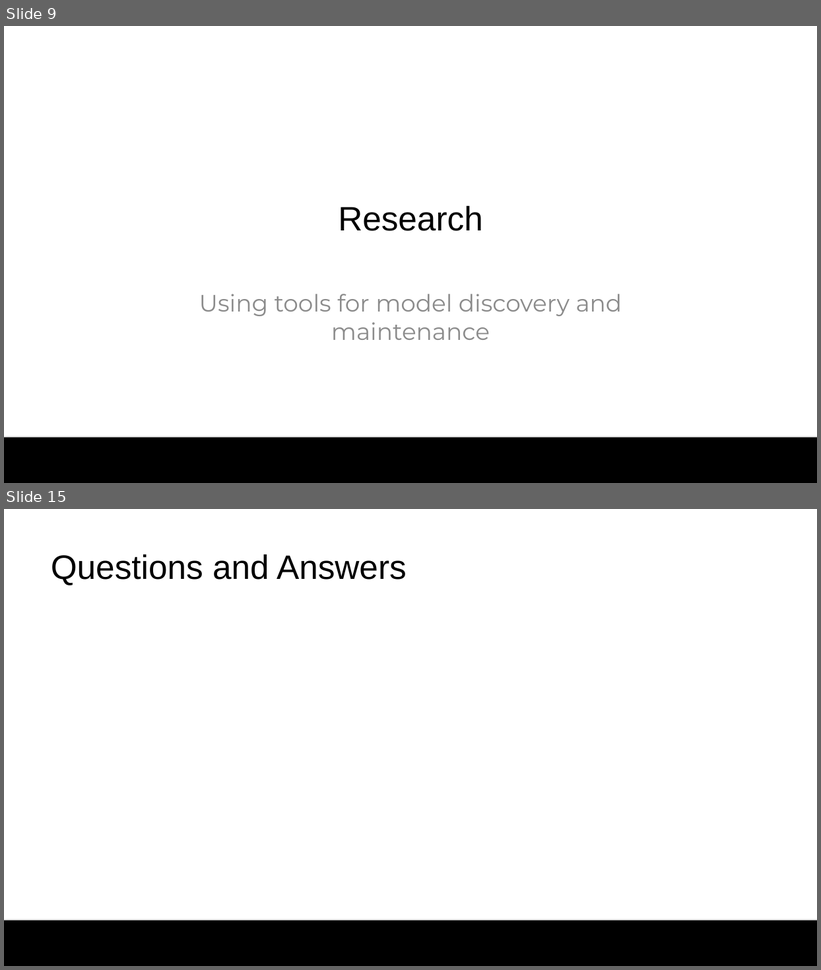
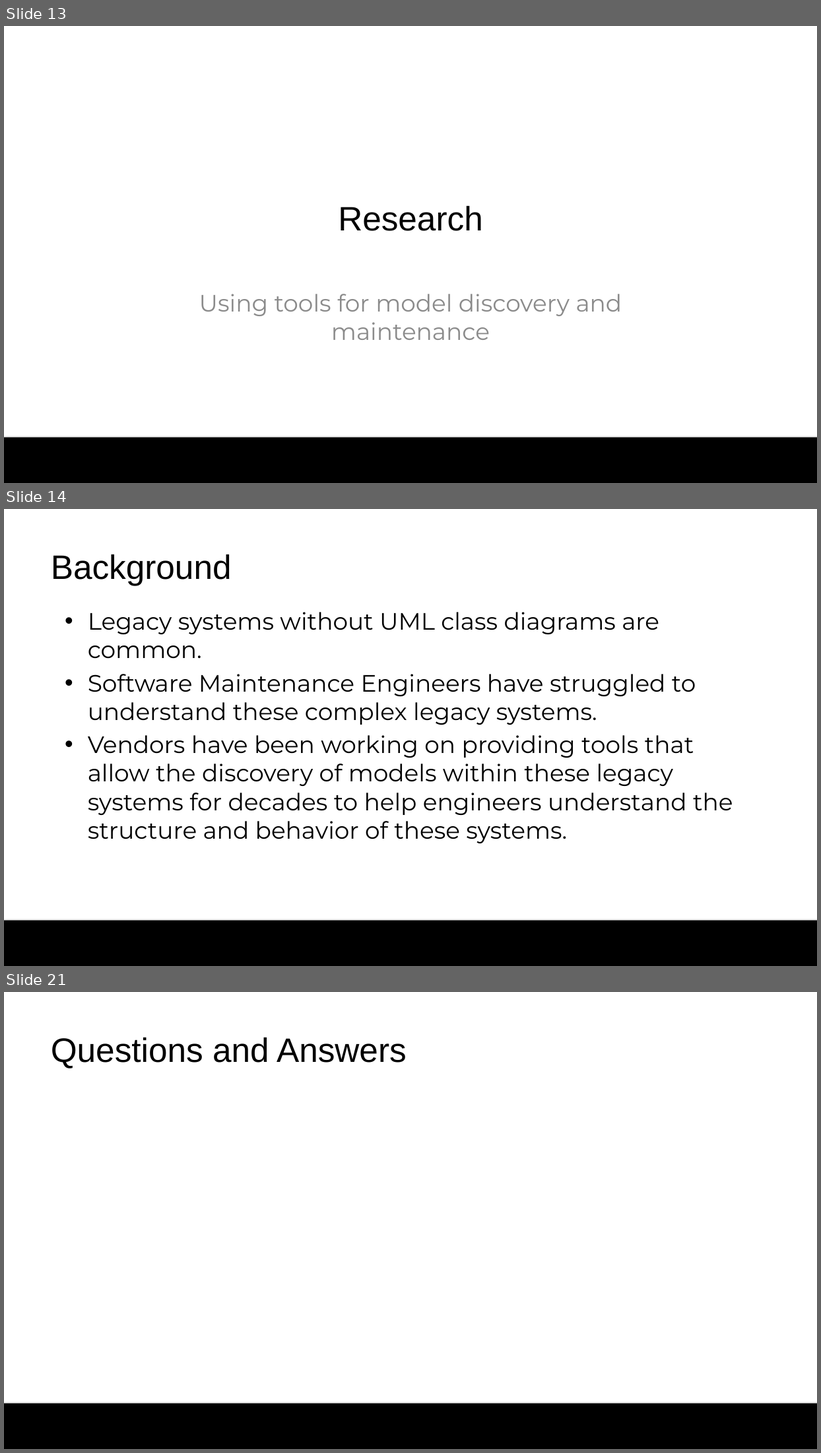
Before and after one commit to colby13king/cs5320-code, a slide deck: LicenseAssetManager/docs/Maintenance/MaintenancePresentation.pptx. Shown one above the other, each under a label of ours: slides 9 and 15 before the commit, slides 13, 14 and 21 after it; the slides between them are not shown. The pictures are 821x970 and 821x1453 pixels, drawn with LibreOffice and Linux fonts; fonts in the diff are those of the drawing; background and template pictures are left out. Boxes give left, top, right and bottom in pixels: in the first picture for what was removed or moved away, otherwise in the second. Text is boxed around its words. In the diff, an @@ line names an element or a change of style, - is before the commit and + after.

Commit message:
Updated SW Maintenance Presentation
Updated final presentation

```diff
--- a/LicenseAssetManager/docs/Maintenance/MaintenancePresentation.pptx
+++ b/LicenseAssetManager/docs/Maintenance/MaintenancePresentation.pptx
@@ slide 14 added at (x1=4, y1=509, x2=817, y2=966), background #FFFFFF; not listed: 1 template element that a slide beside it also shows @@
@@ title added at (x1=51, y1=554, x2=232, y2=586), 40 pt, text #000000 @@
+Background
@@ text added at (x1=88, y1=612, x2=733, y2=844), 28 pt, text #000000 @@
+• Legacy systems without UML class diagrams are common.
+• Software Maintenance Engineers have struggled to understand these complex legacy systems.
+• Vendors have been working on providing tools that allow the discovery of models within these legacy systems for decades to help engineers understand the structure and behavior of these systems.
@@ what was slide 9 is now slide 13 @@
@@ what was slide 15 is now slide 21 @@
```
Also in this commit, not shown: 7 slides changed, 10 other slides added, 5 slides removed, 1 other file.
